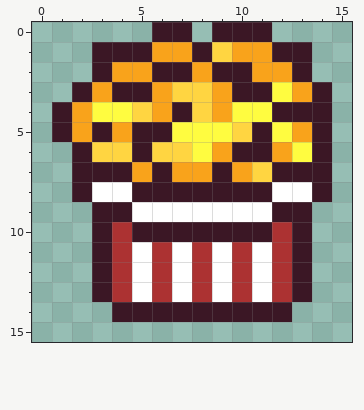
One commit to this pixel-art file: assets/Food/popcorn.aseprite. Above: the version before the commit.
16x16 pixels, 1 frame.
And afterwards:
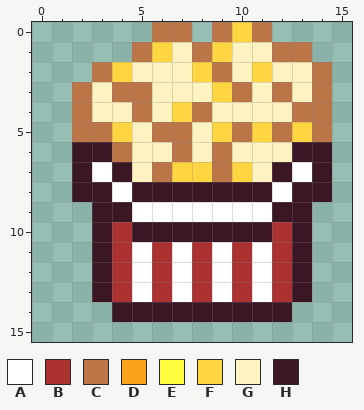
Palette (. is transparent): A #ffffff  B #ac3232  C #bb7547  D #f9a31b  E #fffc40  F #ffd541  G #fef3c0  H #3b1725
The edit:
The edit turns colour H into colour A in row 7 at x 3 and 13.
There is now colour C in row 2 at x 14.
The edit turns colour D into colour C in rows 4 to 5 at x 2; in row 6 at x 9.
The edit turns colour E into colour C in row 3 at x 12; in row 5 at x 7 and 12.
The edit turns colour F into colour C in row 4 at x 5 and 8; in row 5 at x 10; in row 6 at x 4 and 7.
The edit turns colour H into colour C in row 0 at x 6 to 7, 9 and 11; in row 1 at x 5, 8 and 12 to 13; in row 2 at x 3 and 9; in row 3 at x 2, 4 to 5, 10 and 14; in row 4 at x 13 to 14; in row 5 at x 3, 6 and 14.
The edit turns colour H into colour C in row 7 at x 6 and 9.
The edit turns colour D into colour F in row 1 at x 6; in row 2 at x 4, 8 and 11; in row 3 at x 9; in row 5 at x 4 and 13; in row 7 at x 7 to 8 and 10.
The edit turns colour E into colour F in row 5 at x 9.
The edit turns colour H into colour F in row 0 at x 10; in row 4 at x 7; in row 5 at x 11.
The edit turns colour D into colour G in row 1 at x 7 and 10 to 11; in row 2 at x 5 and 12; in row 3 at x 3, 6 and 13; in row 4 at x 6 and 9; in row 6 at x 12; in row 7 at x 5.
The edit turns colour E into colour G in row 4 at x 3 to 4 and 10 to 11; in rows 5 to 6 at x 8.
The edit turns colour F into colour G in row 3 at x 7 to 8; in row 6 at x 6; in row 7 at x 11.
The edit turns colour H into colour G in row 2 at x 6 to 7, 10 and 13; in row 3 at x 11; in row 4 at x 12; in row 5 at x 5; in row 6 at x 5 and 10 to 11.
The edit turns colour A into colour H in row 8 at x 3 and 13.
The edit turns colour E into colour H in row 6 at x 13.
The edit turns colour F into colour H in row 6 at x 3.
The author cleared colour H in row 1 at x 3 to 4; in rows 4 to 5 at x 1.
Changed places in both pictures, as pixel boxes (x1, y1, x2, y2):
changed: (52, 22, 332, 202)
